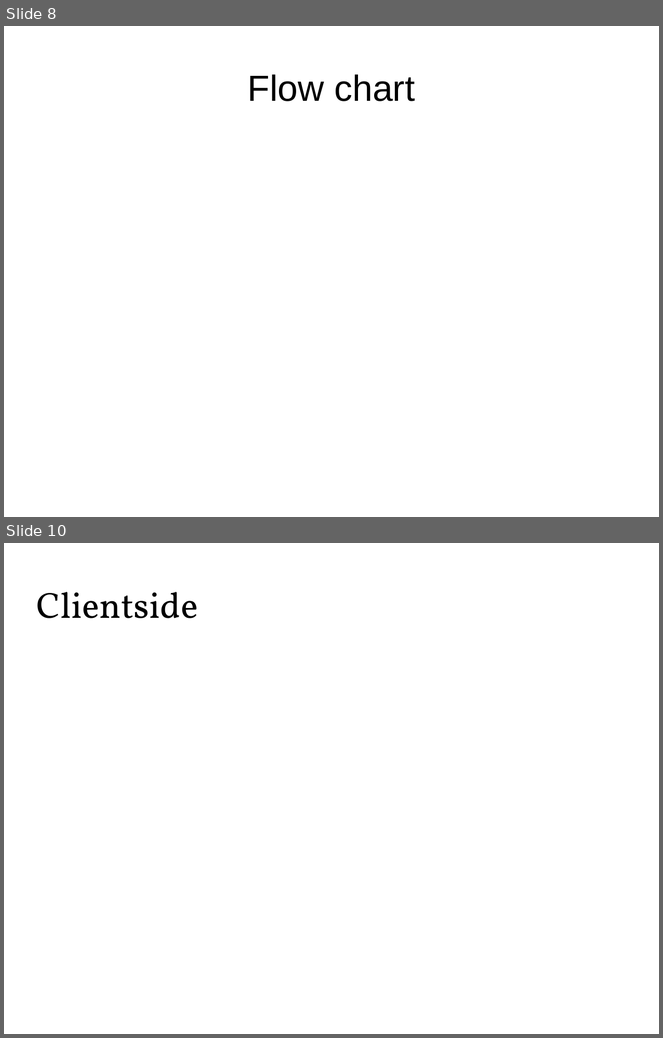
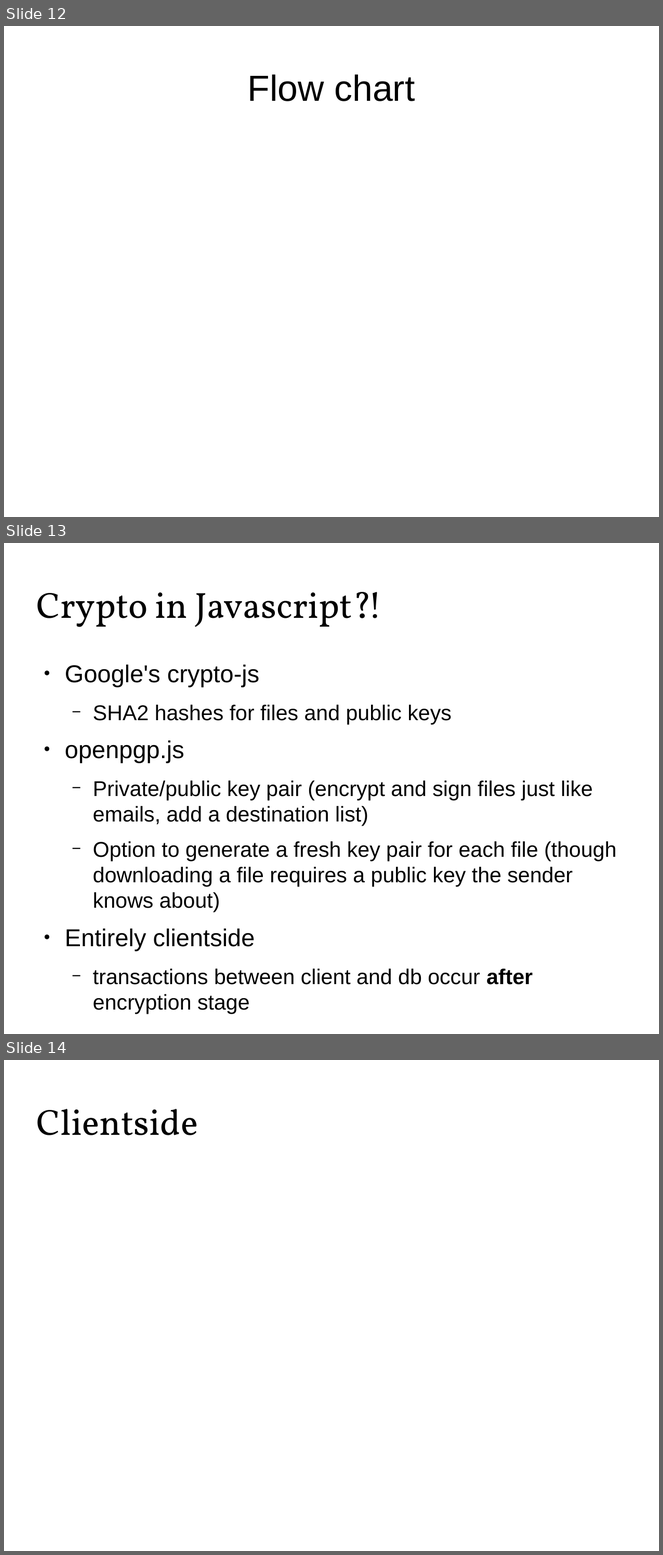
Before and after one commit to Zandrr/phonebook.js, a slide deck: documentation/ecen5013_presentation.odp. Shown one above the other, each under a label of ours: slides 8 and 10 before the commit, slides 12, 13 and 14 after it; the slides between them are not shown. The pictures are 663x1038 and 663x1555 pixels, drawn with LibreOffice and Linux fonts; fonts in the diff are those of the drawing. Boxes give left, top, right and bottom in pixels: in the first picture for what was removed or moved away, otherwise in the second. Text is boxed around its words. In the diff, an @@ line names an element or a change of style, - is before the commit and + after.

```diff
--- a/documentation/ecen5013_presentation.odp
+++ b/documentation/ecen5013_presentation.odp
@@ slide 13 added at <box>4,543,659,1034</box>, background #FFFFFF @@
@@ title added at <box>37,592,383,627</box>, 44 pt, text #000000 @@
+Crypto in Javascript?!
@@ text added at <box>65,665,617,1014</box>, 25.9 pt, text #000000 @@
+● Google's crypto-js
+  − SHA2 hashes for files and public keys
+● openpgp.js
+  − Private/public key pair (encrypt and sign files just like emails, add a destination list)
+  − Option to generate a fresh key pair for each file (though downloading a file requires a public key the sender knows about)
+● Entirely clientside
+  − transactions between client and db occur after encryption stage
@@ what was slide 8 is now slide 12 @@
@@ what was slide 10 is now slide 14 @@
```
Also in this commit, not shown: 1 slide changed, 11 other slides added, 10 slides removed, 2 other files.
